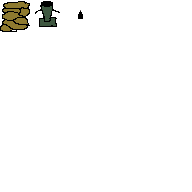
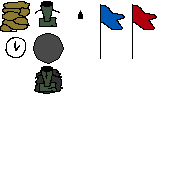
Two versions of the same layered image (192x192). Layer-by-layer changes:
painted on "Paint Layer 1" (1st of 2) over [5, 4, 125, 94]
added layer "Paint Layer 1" (2nd of 2) above "Background" over [5, 4, 157, 94]
